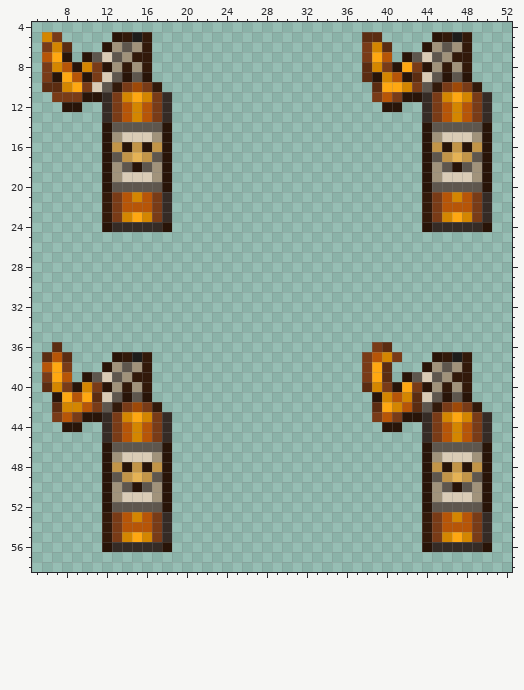
Pixel-art sprite, stored at Resources/Textures/_RMC14/Objects/Weapons/Grenades/molotov.rsi/primed.png. This is how it looked before the edit.
The file is 64x64 pixels. Colours within 5 levels of each other are drawn and written as one. Shown: x 5..52, y 4..58.
After the commit:
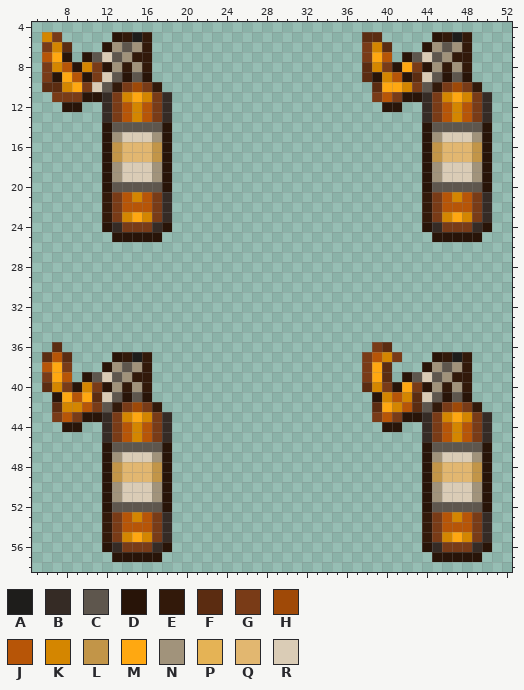
Palette (. is transparent): A #1e1d1b  B #352b25  C #5e564d  D #281408  E #32190a  F #5b2c11  G #793b17  H #9f4907  J #b75507  K #d48600  L #c29548  M #ffa811  N #a1937b  P #e5b355  Q #e2b770  R #daccb6
The edit:
{"y":16,"x":14,"old":"DLD","new":"QQQ"}
{"y":16,"x":46,"old":"DLD","new":"QQQ"}
{"y":17,"x":13,"old":"CLPLC","new":"LQQQL"}
{"y":17,"x":45,"old":"CLPLC","new":"LQQQL"}
{"y":18,"x":14,"old":"CDC","new":"RRR"}
{"y":18,"x":46,"old":"CDC","new":"RRR"}
{"y":24,"x":14,"old":"BBB","new":"GGG"}
{"y":24,"x":46,"old":"BBB","new":"GGG"}
{"y":25,"x":13,"old":".....","new":"DDDDD"}
{"y":25,"x":45,"old":".....","new":"DDDDD"}
{"y":48,"x":14,"old":"DLD","new":"QQQ"}
{"y":48,"x":46,"old":"DLD","new":"QQQ"}
{"y":49,"x":13,"old":"CLPLC","new":"LQQQL"}
{"y":49,"x":45,"old":"CLPLC","new":"LQQQL"}
{"y":50,"x":14,"old":"CDC","new":"RRR"}
{"y":50,"x":46,"old":"CDC","new":"RRR"}
{"y":56,"x":14,"old":"BBB","new":"GGG"}
{"y":56,"x":46,"old":"BBB","new":"GGG"}
{"y":57,"x":13,"old":".....","new":"DDDDD"}
{"y":57,"x":45,"old":".....","new":"DDDDD"}
